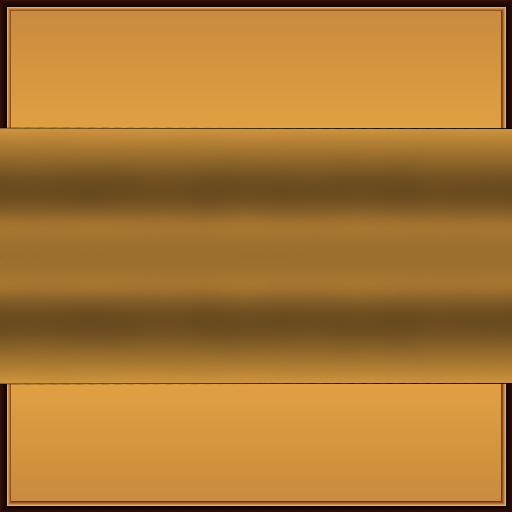
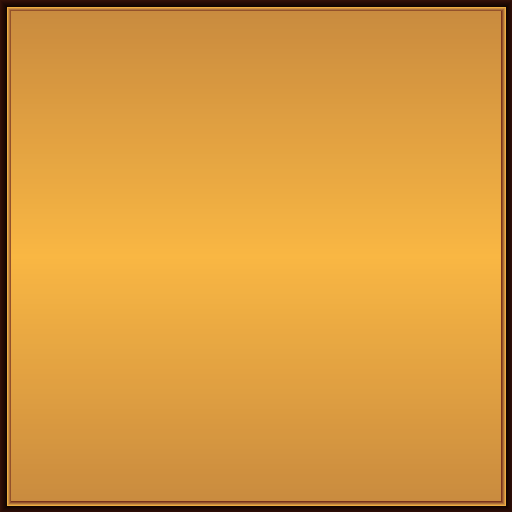
Comparing the layer stacks of the two 512x512 images. Changes:
hid "Path1" over [0, 127, 512, 385]
